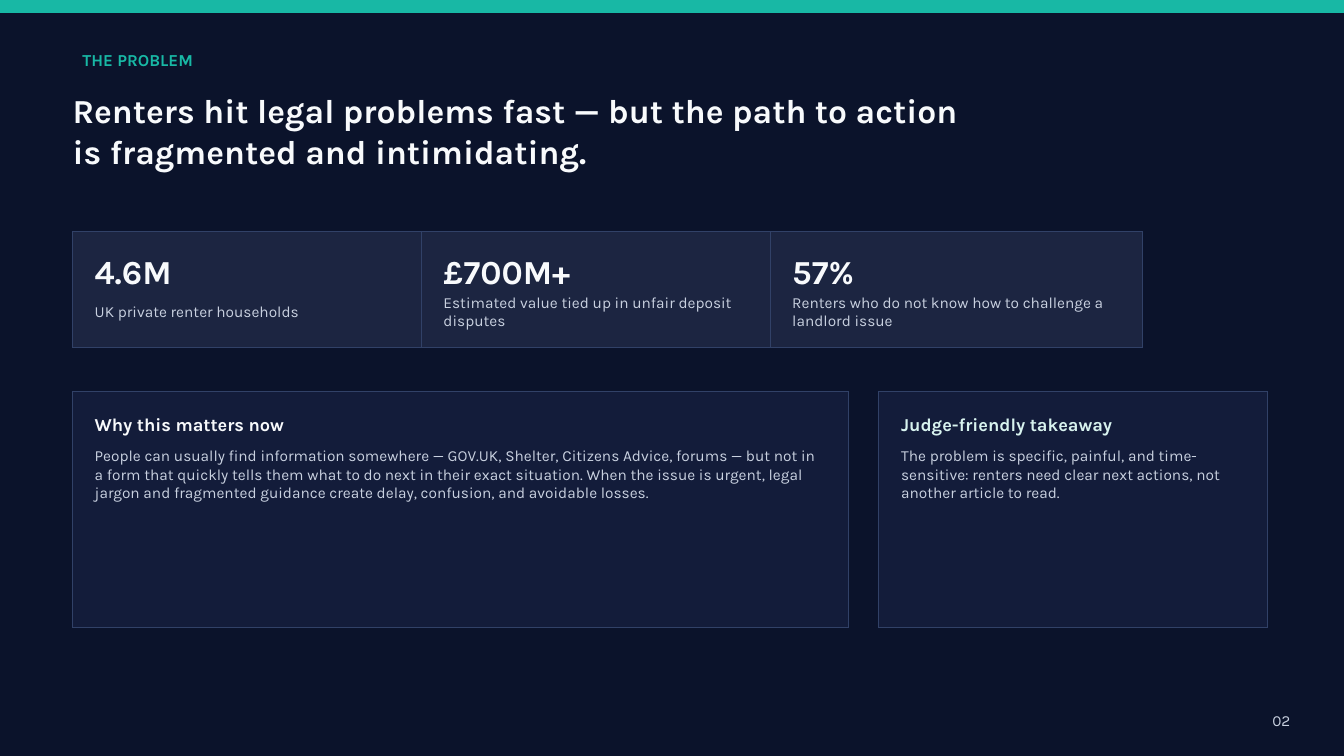
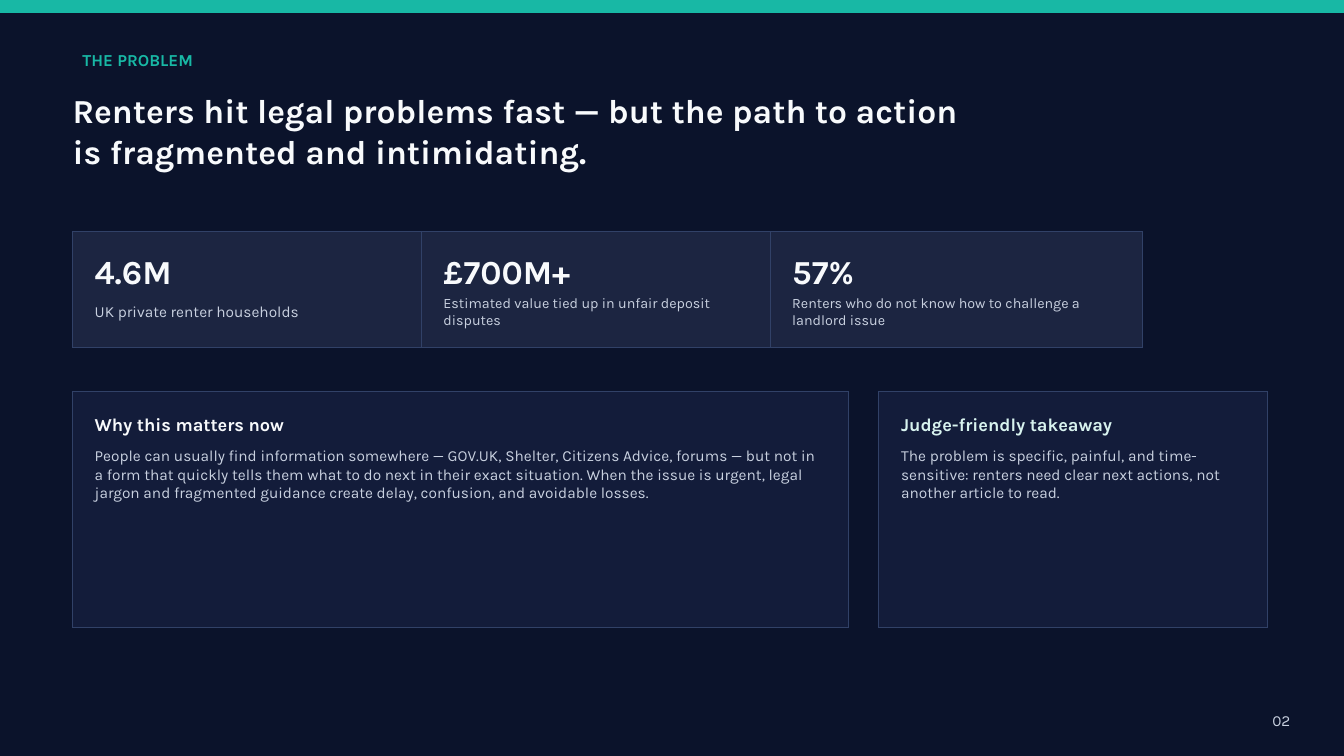
Before and after one commit to gorgectf/RenterShield, a slide deck: slide 2 of public/RenterShield_PitchDeck_Revised.pptx. Drawn at 1344x756 pixels with LibreOffice and Linux fonts; fonts in the diff are those of the drawing. Boxes give left, top, right and bottom in pixels: in the first picture for what was removed or moved away, otherwise in the second. Text is boxed around its words. In the diff, an @@ line names an element or a change of style, - is before the commit and + after.

```diff
--- a/public/RenterShield_PitchDeck_Revised.pptx
+++ b/public/RenterShield_PitchDeck_Revised.pptx
@@ text "Estimated value tied up in ..." at (x1=443, y1=298, x2=710, y2=329): size 11 to 10.2 pt @@
@@ text "Renters who do not know ..." at (x1=792, y1=298, x2=1080, y2=325): size 11 to 10.2 pt @@
```
Also in this commit, not shown: 2 other slides changed.
